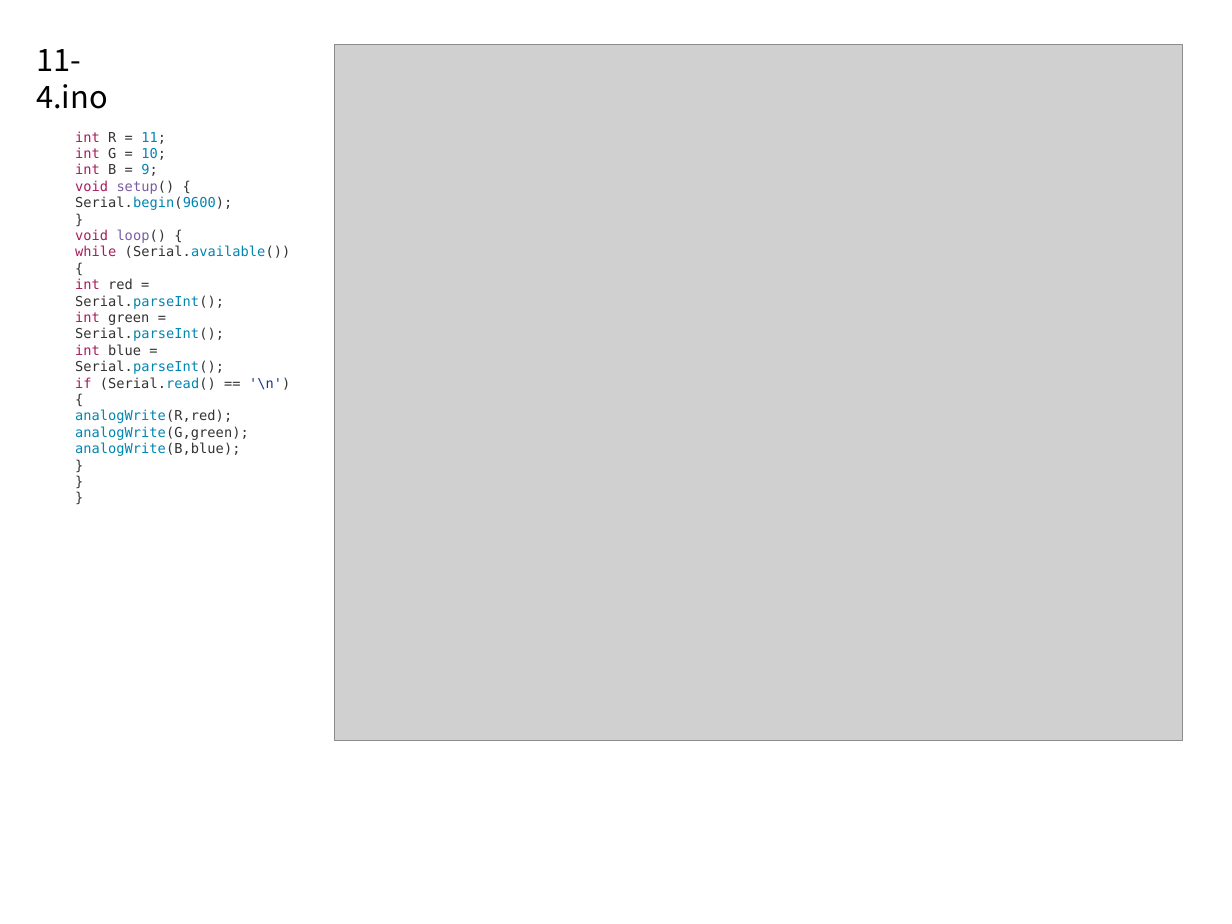
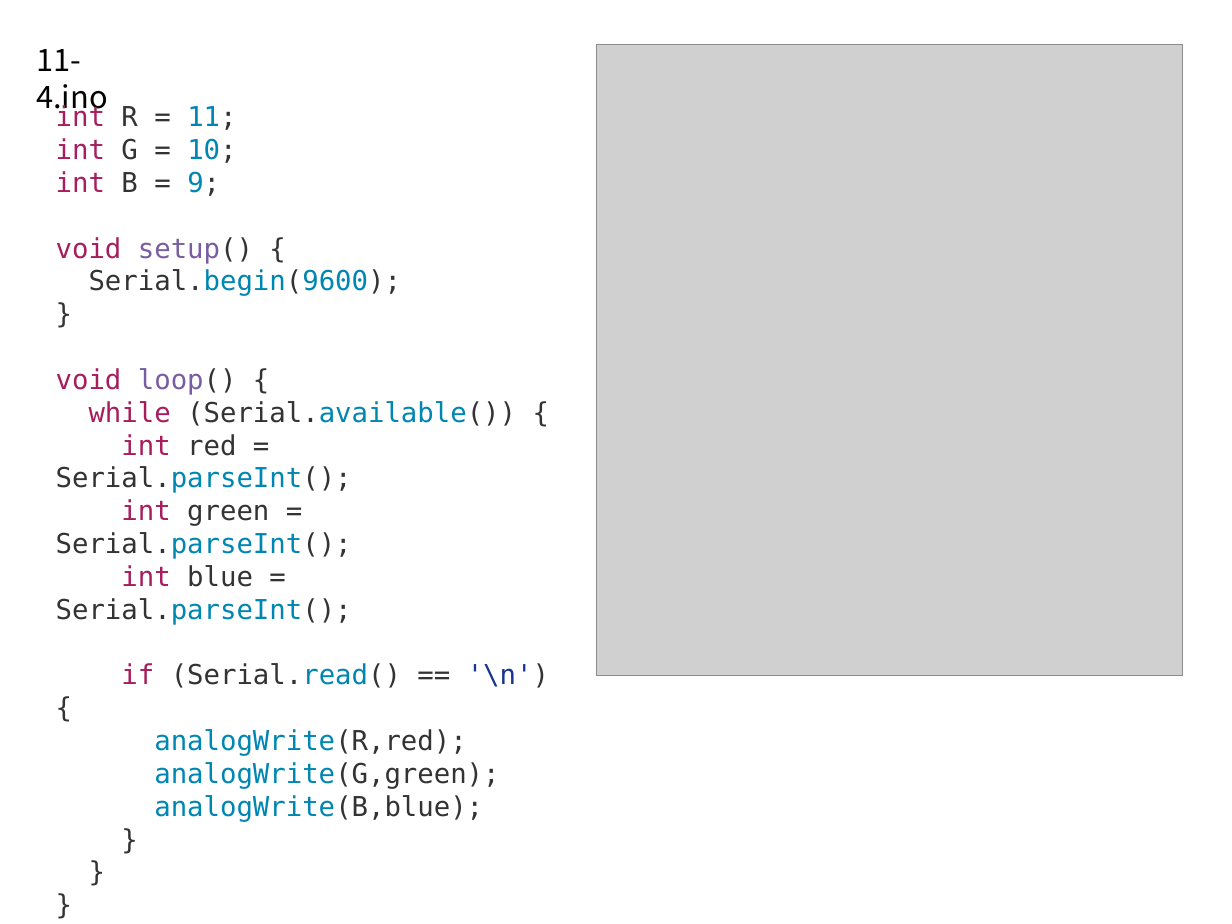
Before and after one commit to taesamja/summer_lec, a slide deck: slide 48 of 아두이노_초급연수.pptx (slide 46 before the commit). Drawn at 1232x924 pixels with LibreOffice and Linux fonts; fonts in the diff are those of the drawing; grey boxes stand for pictures. Boxes give left, top, right and bottom in pixels: in the first picture for what was removed or moved away, otherwise in the second. Text is boxed around its words. In the diff, an @@ line names an element or a change of style, - is before the commit and + after.

```diff
--- a/아두이노_초급연수.pptx
+++ b/아두이노_초급연수.pptx
@@ picture: place and size @@
-picture at (335,44,1184,740)
+picture at (596,44,1183,675)
@@ text "int R = 11;": place and size @@
-text "int R = 11;" at (75,131,291,456)
+text "int R = 11;" at (56,104,549,822)
@@ text "int R = 11;" at (56,104,549,822): size 8 to 16 pt @@
```
Also in this commit, not shown: 28 other slides changed, 3 slides added.
